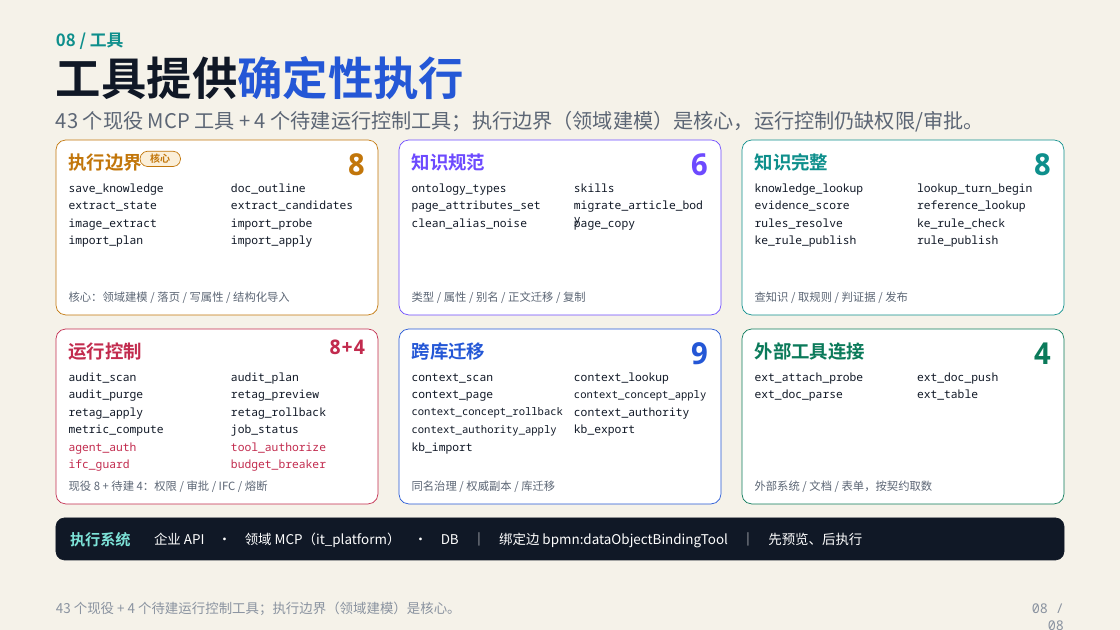
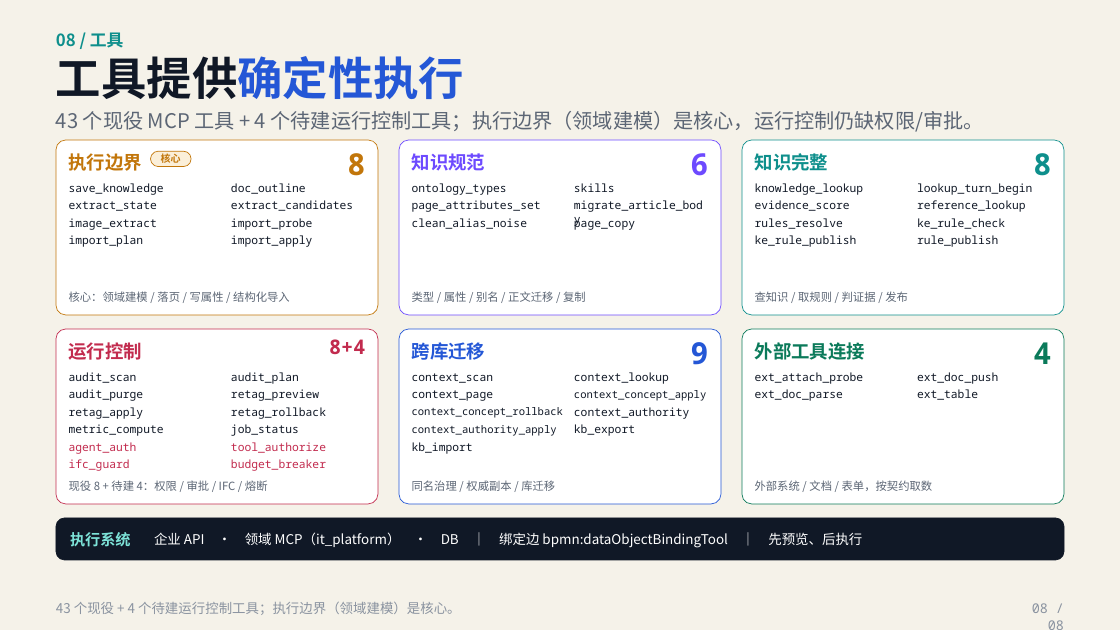
Before and after one commit to painchjy/bodhi, a slide deck: slide 8 of docs/deck/bodhi2-architecture.pptx. Drawn at 1120x630 pixels with LibreOffice and Linux fonts; fonts in the diff are those of the drawing. Boxes give left, top, right and bottom in pixels: in the first picture for what was removed or moved away, otherwise in the second. Text is boxed around its words. In the diff, an @@ line names an element or a change of style, - is before the commit and + after.

```diff
--- a/docs/deck/bodhi2-architecture.pptx
+++ b/docs/deck/bodhi2-architecture.pptx
@@ text "核心": place and size @@
-text "核心" at <box>150,153,170,163</box>
+text "核心" at <box>161,153,181,163</box>
@@ rounded rectangle: place and size @@
-rounded rectangle at <box>140,151,181,166</box>
+rounded rectangle at <box>150,151,191,166</box>
```
Also in this commit, not shown: 3 other slides changed, 3 other files.
